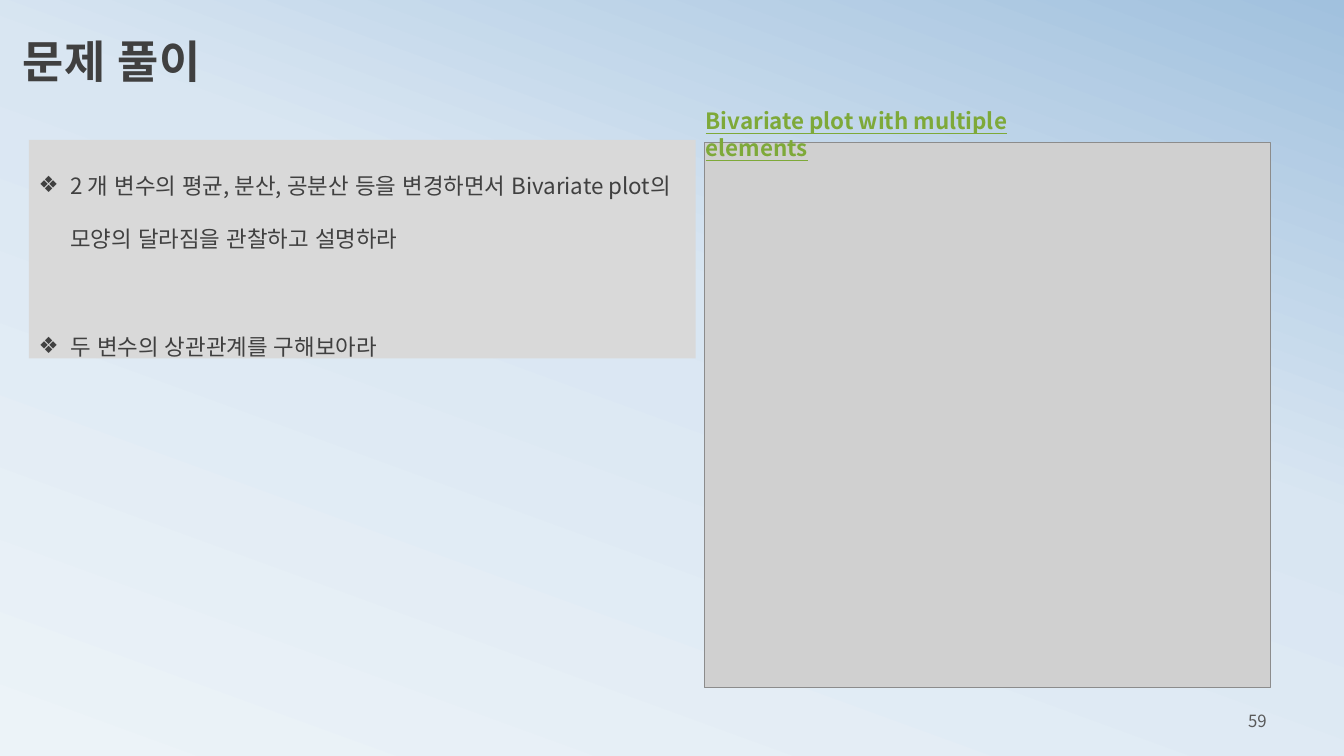
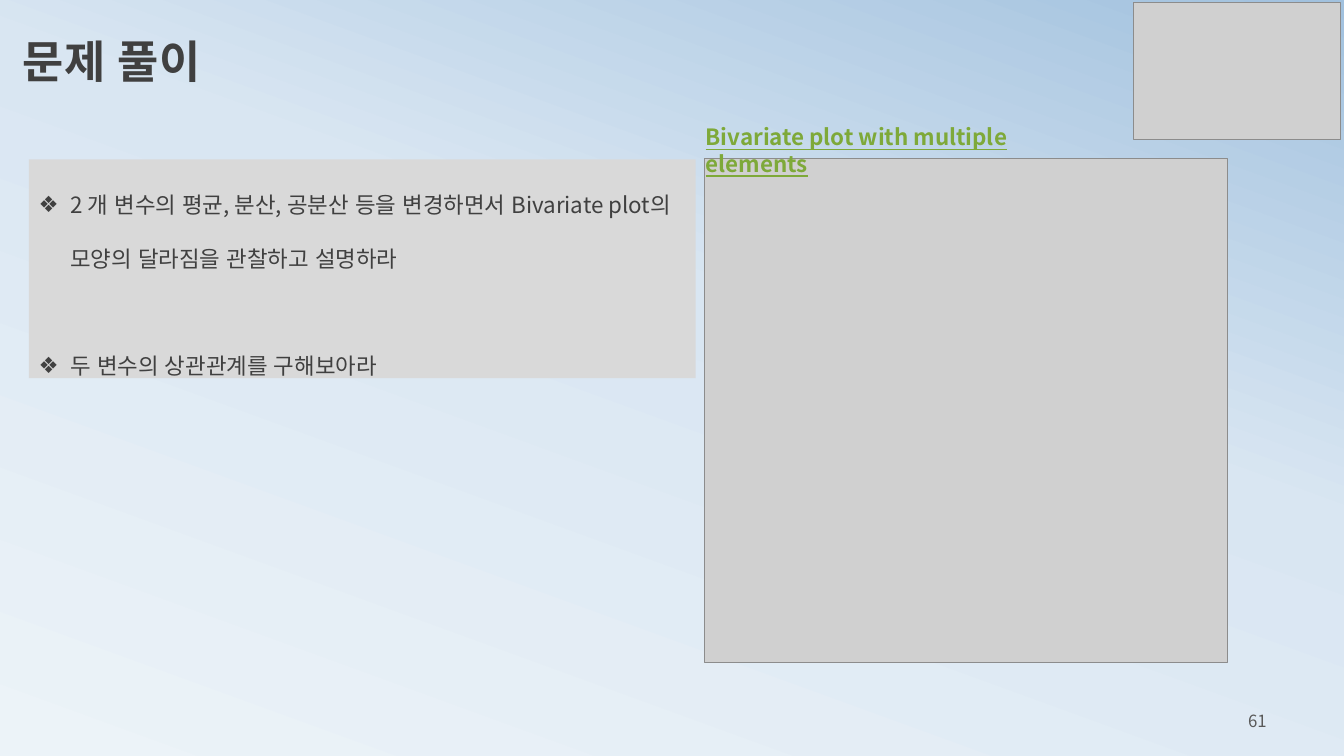
Before and after one commit to ancestor9/mathematics-for-machine-learning, a slide deck: slide 61 of 3_probability theory for machine learning.pptx (slide 59 before the commit). Drawn at 1344x756 pixels with LibreOffice and Linux fonts; fonts in the diff are those of the drawing; grey boxes stand for pictures. Boxes give left, top, right and bottom in pixels: in the first picture for what was removed or moved away, otherwise in the second. Text is boxed around its words. In the diff, an @@ line names an element or a change of style, - is before the commit and + after.

```diff
--- a/3_probability theory for machine learning.pptx
+++ b/3_probability theory for machine learning.pptx
@@ picture added at bbox=[1133, 3, 1340, 140] @@
@@ text "Bivariate plot with multiple elements": place and size @@
-text "Bivariate plot with multiple elements" at bbox=[706, 111, 1007, 161]
+text "Bivariate plot with multiple elements" at bbox=[706, 127, 1007, 177]
@@ rectangle "2 개 변수의 평균, 분산, ...": place and size @@
-rectangle "2 개 변수의 평균, 분산, ..." at bbox=[29, 140, 696, 359]
+rectangle "2 개 변수의 평균, 분산, ..." at bbox=[29, 159, 696, 378]
@@ picture: place and size @@
-picture at bbox=[704, 142, 1270, 688]
+picture at bbox=[704, 158, 1227, 662]
@@ page number at bbox=[1248, 714, 1267, 727]: text changed @@
-59
+61
```
Also in this commit, not shown: 28 other slides changed, 5 slides added, 3 slides removed.
